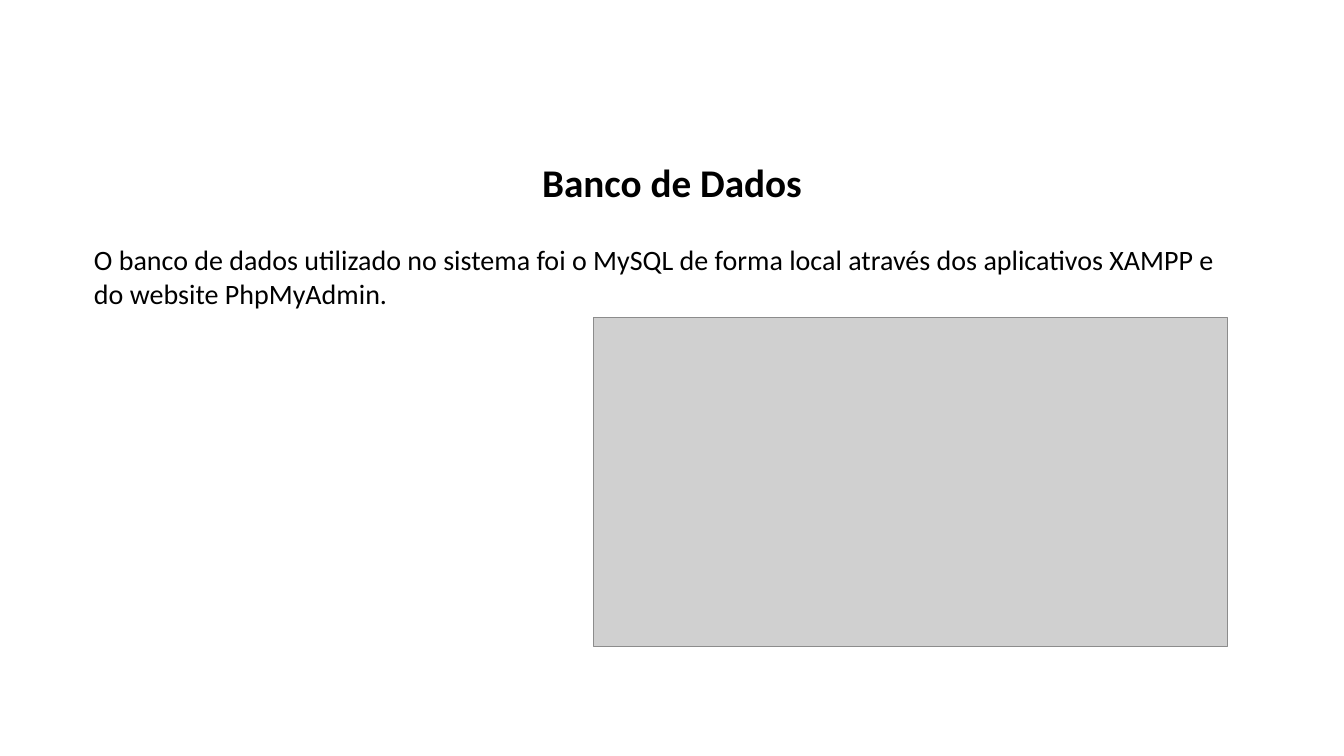
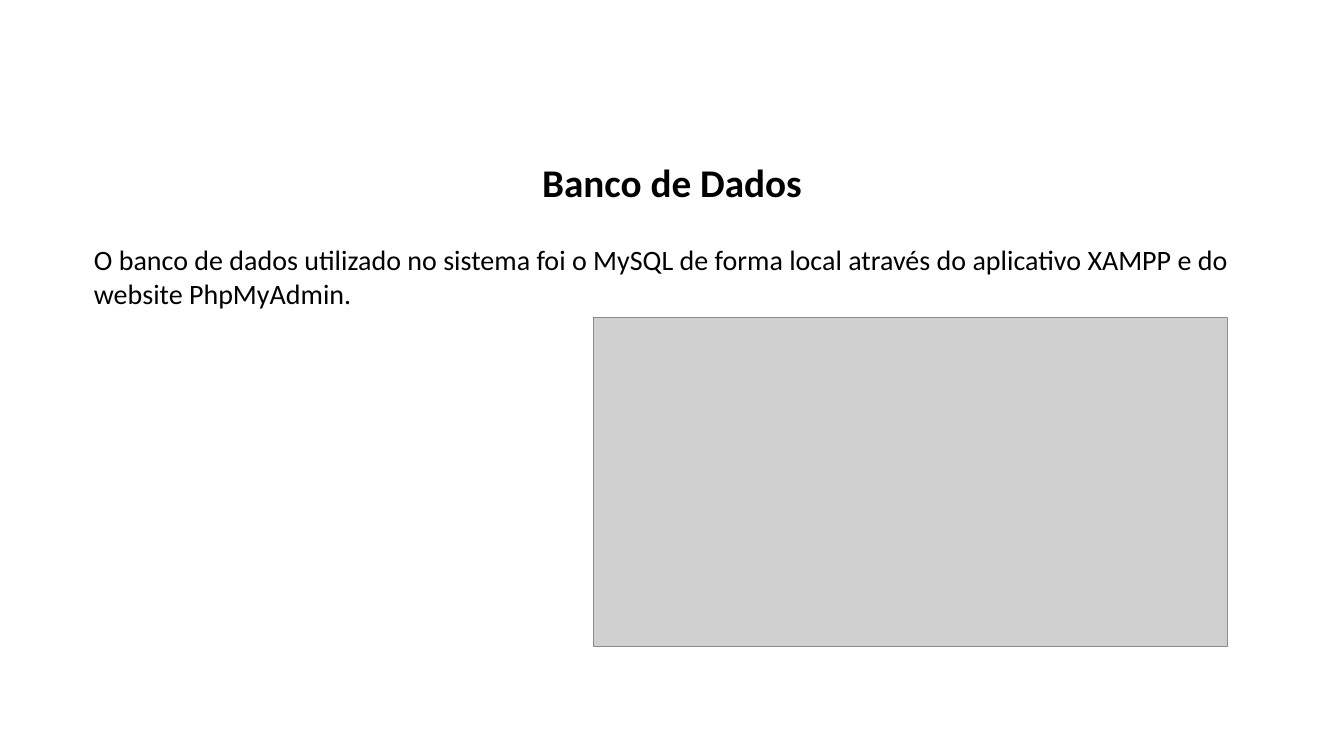
Before and after one commit to mrlmurilo/PixelCat, a slide deck: slide 12 of Documentacao/Apresentação TCC.pptx (slide 11 before the commit). Drawn at 1344x756 pixels with LibreOffice and Linux fonts; fonts in the diff are those of the drawing; grey boxes stand for pictures; background and template pictures are left out. Boxes give left, top, right and bottom in pixels: in the first picture for what was removed or moved away, otherwise in the second. Text is boxed around its words. In the diff, an @@ line names an element or a change of style, - is before the commit and + after.

```diff
--- a/Documentacao/Apresentação TCC.pptx
+++ b/Documentacao/Apresentação TCC.pptx
@@ text at bbox=[94, 250, 1228, 309]: text changed @@
-O banco de dados utilizado no sistema foi o MySQL de forma local através dos aplicativos XAMPP e do website PhpMyAdmin.
+O banco de dados utilizado no sistema foi o MySQL de forma local através do aplicativo XAMPP e do website PhpMyAdmin.
```
Also in this commit, not shown: 1 other slide changed, 1 slide added, 19 other files.
